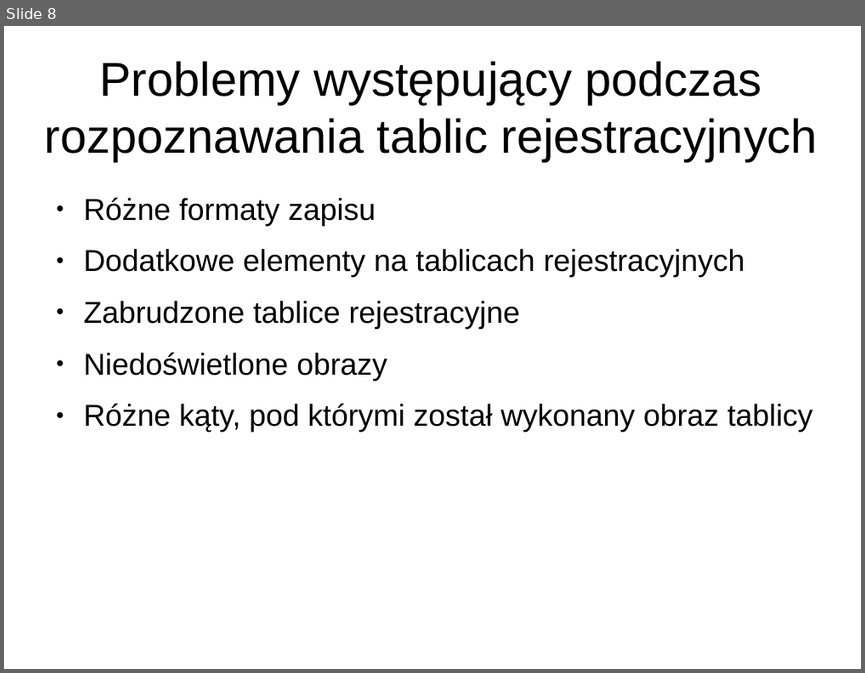
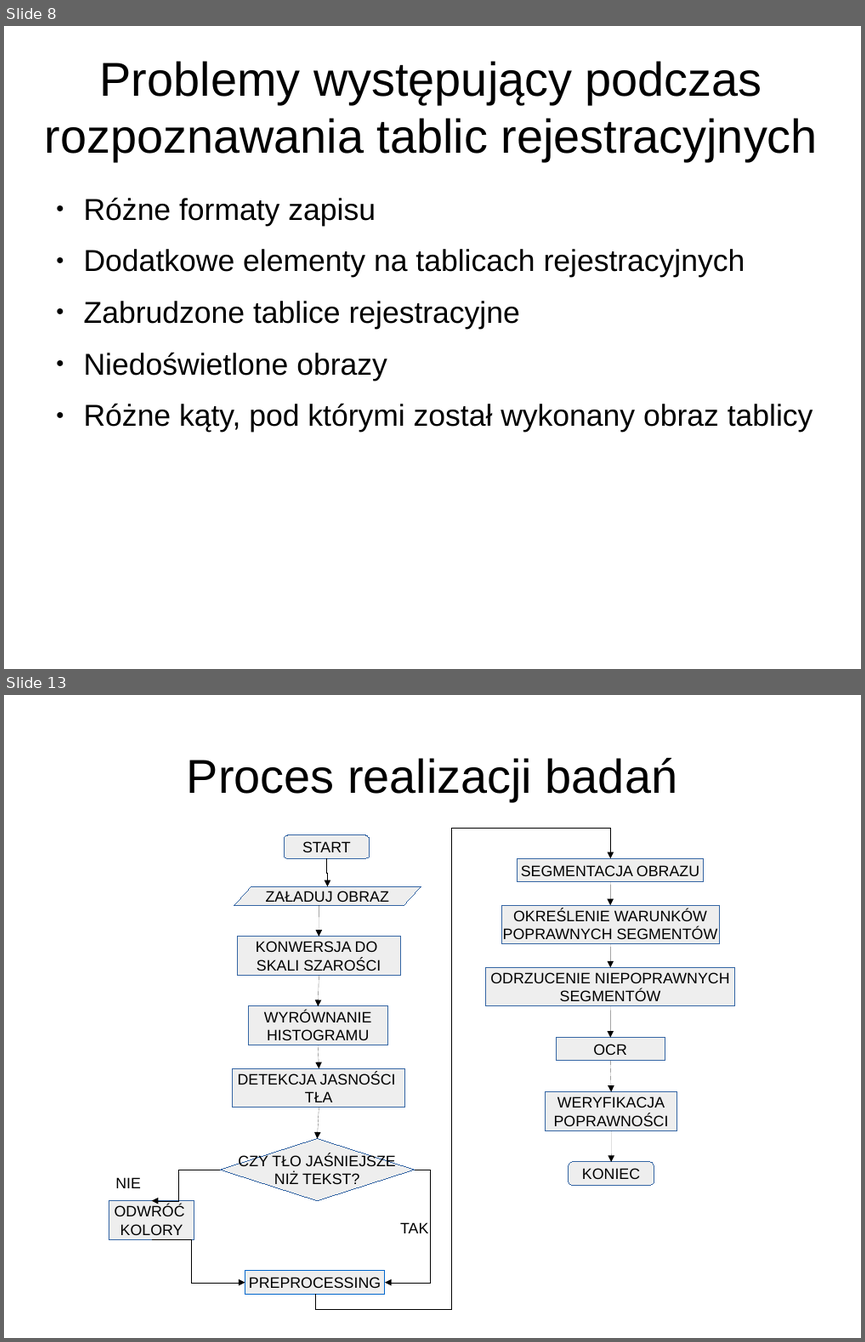
Before and after one commit to loganek/number-plate-recognition, a slide deck: doc/presentations/final-presentation.odp. Shown one above the other, each under a label of ours: slide 8 before the commit, slides 8 and 13 after it; the slides between them are not shown. The pictures are 865x673 and 865x1342 pixels, drawn with LibreOffice and Linux fonts; fonts in the diff are those of the drawing. Boxes give left, top, right and bottom in pixels: in the first picture for what was removed or moved away, otherwise in the second. Text is boxed around its words. In the diff, an @@ line names an element or a change of style, - is before the commit and + after.

```diff
--- a/doc/presentations/final-presentation.odp
+++ b/doc/presentations/final-presentation.odp
@@ slide 13 added at [4,695,861,1338], background #FFFFFF @@
@@ title added at [187,758,677,801], 44 pt, text #000000 @@
+Proces realizacji badań
@@ rounded rectangle added at [284,835,370,858], fill #EEEEEE, outline #3465A4 0 pt, 14 pt, text #000000 @@
+START
@@ elbow arrow added from (315, 1293) to (610, 858), #000000 0 pt @@
@@ elbow arrow added from (327, 858) to (328, 886), #000000 0 pt @@
@@ rectangle added at [517,858,704,882], fill #EEEEEE, outline #3465A4 0 pt, 14 pt, text #000000 @@
+SEGMENTACJA OBRAZU
@@ parallelogram added at [234,886,420,905], fill #EEEEEE, outline #3465A4 0 pt, 14 pt, text #000000 @@
+ZAŁADUJ OBRAZ
@@ arrow added from (610, 882) to (610, 905), #000000 0 pt @@
@@ arrow added from (318, 905) to (318, 936), #000000 0 pt @@
@@ rectangle added at [501,905,720,944], fill #EEEEEE, outline #3465A4 0 pt, 14 pt, text #000000 @@
+OKREŚLENIE WARUNKÓW
+POPRAWNYCH SEGMENTÓW
@@ rectangle added at [237,936,400,975], fill #EEEEEE, outline #3465A4 0 pt, 14 pt, text #000000 @@
+KONWERSJA DO
+SKALI SZAROŚCI
@@ arrow added from (610, 944) to (610, 967), #000000 0 pt @@
@@ arrow added from (318, 975) to (318, 1006), #000000 0 pt @@
@@ rectangle added at [486,967,735,1006], fill #EEEEEE, outline #3465A4 0 pt, 14 pt, text #000000 @@
+ODRZUCENIE NIEPOPRAWNYCH
+SEGMENTÓW
@@ rectangle added at [248,1006,388,1045], fill #EEEEEE, outline #3465A4 0 pt, 14 pt, text #000000 @@
+WYRÓWNANIE
+HISTOGRAMU
@@ arrow added from (610, 1006) to (610, 1037), #000000 0 pt @@
@@ arrow added from (318, 1045) to (318, 1068), #000000 0 pt @@
@@ rectangle added at [556,1037,664,1061], fill #EEEEEE, outline #3465A4 0 pt, 14 pt, text #000000 @@
+OCR
@@ rectangle added at [233,1068,405,1107], fill #EEEEEE, outline #3465A4 0 pt, 14 pt, text #000000 @@
+DETEKCJA JASNOŚCI
+TŁA
@@ arrow added from (610, 1061) to (611, 1091), #000000 0 pt @@
@@ rectangle added at [545,1091,677,1130], fill #EEEEEE, outline #3465A4 0 pt, 14 pt, text #000000 @@
+WERYFIKACJA
+POPRAWNOŚCI
@@ arrow added from (318, 1107) to (318, 1138), #000000 0 pt @@
@@ diamond added at [220,1138,415,1201], fill #EEEEEE, outline #3465A4 0 pt, 14 pt, text #000000 @@
+CZY TŁO JAŚNIEJSZE
+NIŻ TEKST?
@@ arrow added from (611, 1130) to (611, 1162), #000000 0 pt @@
@@ text added at [115,1177,141,1188], 14 pt, text #000000 @@
+NIE
@@ elbow arrow added from (220, 1169) to (152, 1201), #000000 0 pt @@
@@ elbow arrow added from (415, 1169) to (385, 1282), #000000 0 pt @@
@@ rounded rectangle added at [568,1162,654,1185], fill #EEEEEE, outline #3465A4 0 pt, 14 pt, text #000000 @@
+KONIEC
@@ rectangle added at [109,1201,194,1239], fill #EEEEEE, outline #3465A4 0 pt, 14 pt, text #000000 @@
+ODWRÓĆ
+KOLORY
@@ text added at [400,1222,428,1233], 14 pt, text #000000 @@
+TAK
@@ elbow arrow added from (152, 1239) to (245, 1282), #000000 0 pt @@
@@ rectangle added at [245,1270,385,1293], fill #EEEEEE, outline #0066CC 0 pt, 14 pt, text #000000 @@
+PREPROCESSING
```
Also in this commit, not shown: 4 slides changed, 5 other slides added.
